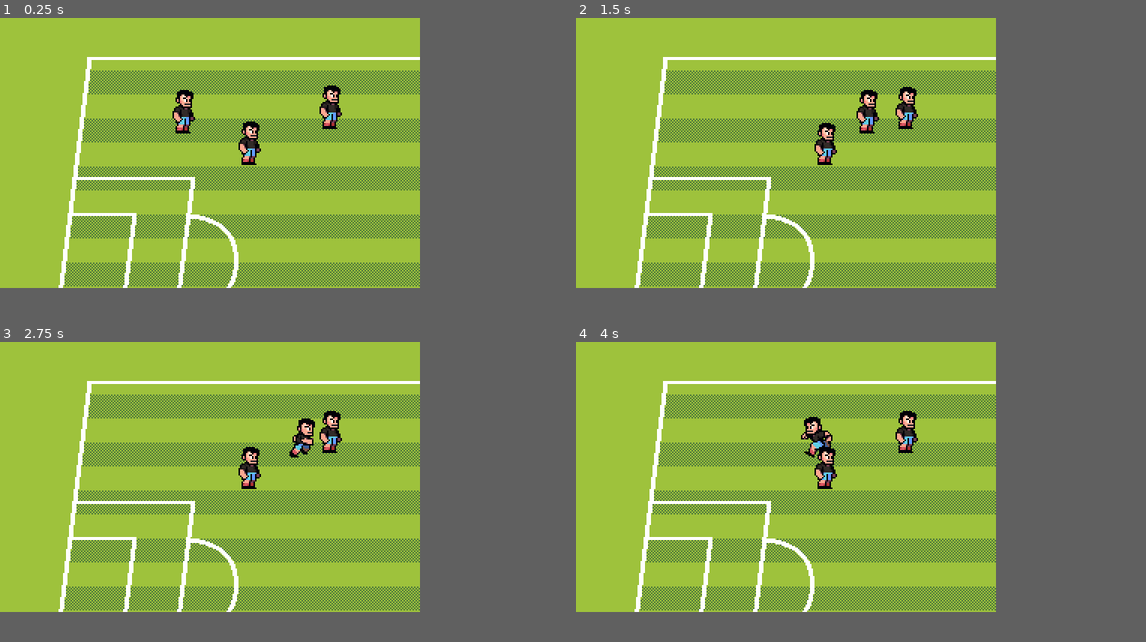
Above: before the commit, frames 1-4 (two rows, left to right).
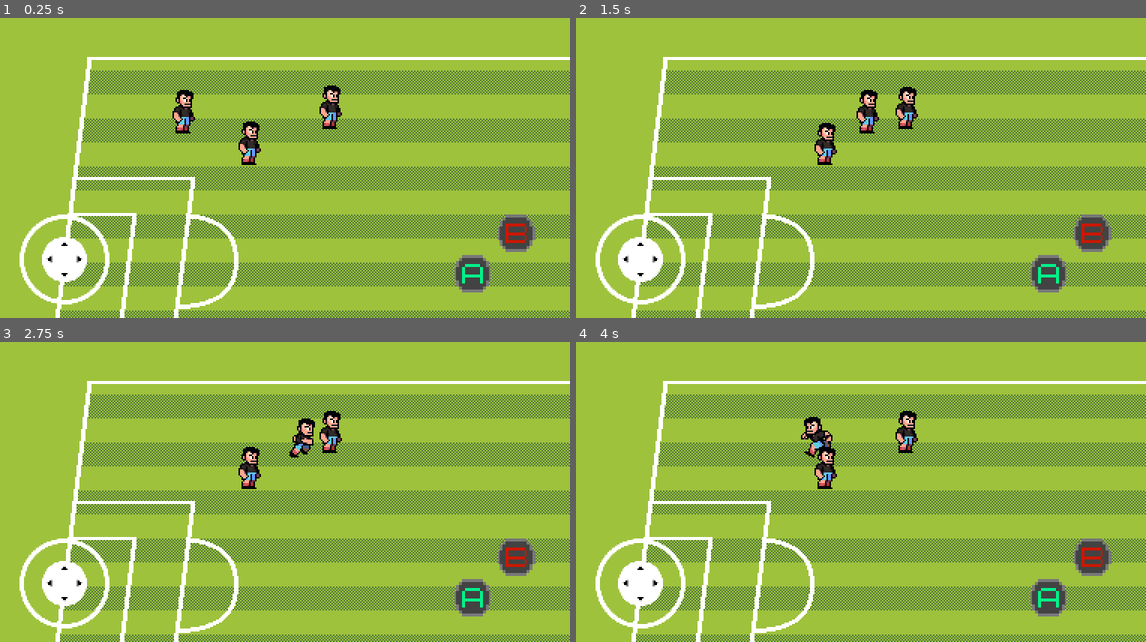
Above: after the commit, the same moments.

Repository: ftMadrid/Sportec
Game: Godot game, scene res://scenes/field.tscn
The game is run twice, just before and just after one commit, with the same random seed, the same clock (stepped at 60 frames per second) and the same inputs.
Inputs (mouse positions are in pixels of both pictures, inside the frame that each line leads up to):
- Up to frame 1 (0.25 s): no input
- Up to frame 2 (1.5 s): move the mouse to (878, 138) at 0.52 s; hold Right (p_right) 0.53-1.25 s; tap C (p_shoot) at 0.6 s; click (878, 138) at 0.67 s; drag from (701, 168) to (764, 207) at 1.27 s
- Up to frame 3 (2.75 s): move the mouse to (250, 417) at 2.02 s; hold Right (p_right) from 2.03 s (still down); tap C (p_shoot) at 2.1 s
- Up to frame 4 (4 s): release Right (p_right) at 2.75 s; drag from (764, 531) to (661, 435) at 2.77 s; move the mouse to (912, 516) at 3.52 s; hold Left (p_left) from 3.53 s (still down); tap C (p_shoot) at 3.6 s
In our replay, the window is 560x360 before the commit and 760x400 after it. These sizes can differ from the game's own. Grey fills any space a smaller window leaves; there, only what the larger window draws over its background counts as a difference.

The runs differ from the first frame. In frame 1, 9.5% of the frame differs, in the area x 3-100%, y 13-100%; in frame 2, 9.5%; in frame 3, 9.5%; in frame 4, 9.5%.

Commit message:
Making resolution more bigger

Diff:
--- a/sportec/project.godot
+++ b/sportec/project.godot
@@ -17,8 +17,8 @@
 
 [display]
 
-window/size/viewport_width=280
-window/size/viewport_height=180
+window/size/viewport_width=380
+window/size/viewport_height=200
 window/size/window_width_override=1400
 window/size/window_height_override=900
 window/stretch/mode="viewport"
--- a/sportec/scenes/field.tscn
+++ b/sportec/scenes/field.tscn
@@ -44,4 +44,3 @@
 offset_bottom = 40.0
 
 [node name="TouchControlls" parent="Control" instance=ExtResource("5_pn4dk")]
-visible = false
--- a/sportec/scenes/touch_controlls.tscn
+++ b/sportec/scenes/touch_controlls.tscn
@@ -2,17 +2,17 @@
 
 [ext_resource type="Script" uid="uid://ctqquhfxkmdyr" path="res://scenes/controls/touch_controlls.gd" id="1_h32m1"]
 [ext_resource type="PackedScene" uid="uid://dmr0fcamx7t56" path="res://addons/virtual_joystick/virtual_joystick_scene.tscn" id="1_rioan"]
-[ext_resource type="Texture2D" uid="uid://40opfk5j0oy2" path="res://assets/art/shoot.png" id="2_r1ut2"]
-[ext_resource type="Texture2D" uid="uid://duvm38t44u1o4" path="res://assets/art/pass.png" id="4_023mw"]
+[ext_resource type="Texture2D" uid="uid://be7201o2ncrqy" path="res://assets/art/shoot.png" id="2_r1ut2"]
+[ext_resource type="Texture2D" uid="uid://d3o2qfryub0am" path="res://assets/art/pass.png" id="4_023mw"]
 
 [node name="TouchControlls" type="CanvasLayer"]
 script = ExtResource("1_h32m1")
 
 [node name="Virtual Joystick" parent="." instance=ExtResource("1_rioan")]
-offset_left = 8.0
-offset_top = -64.0
-offset_right = 208.0
-offset_bottom = 136.0
+offset_left = 13.0
+offset_top = -69.0
+offset_right = 213.0
+offset_bottom = 131.0
 scale = Vector2(0.3, 0.3)
 pressed_color = Color(0.25882354, 0.37254903, 1, 1)
 deadzone_size = 2.0
@@ -23,13 +23,13 @@
 action_down = "p_down"
 
 [node name="Shoot" type="TouchScreenButton" parent="."]
-position = Vector2(244.00002, 118)
+position = Vector2(331, 131)
 scale = Vector2(0.089, 0.095)
 texture_normal = ExtResource("2_r1ut2")
 action = "p_shoot"
 
 [node name="Pass" type="TouchScreenButton" parent="."]
-position = Vector2(217, 137.00002)
+position = Vector2(302, 158)
 scale = Vector2(0.08904105, 0.09363295)
 texture_normal = ExtResource("4_023mw")
 action = "p_pass"
